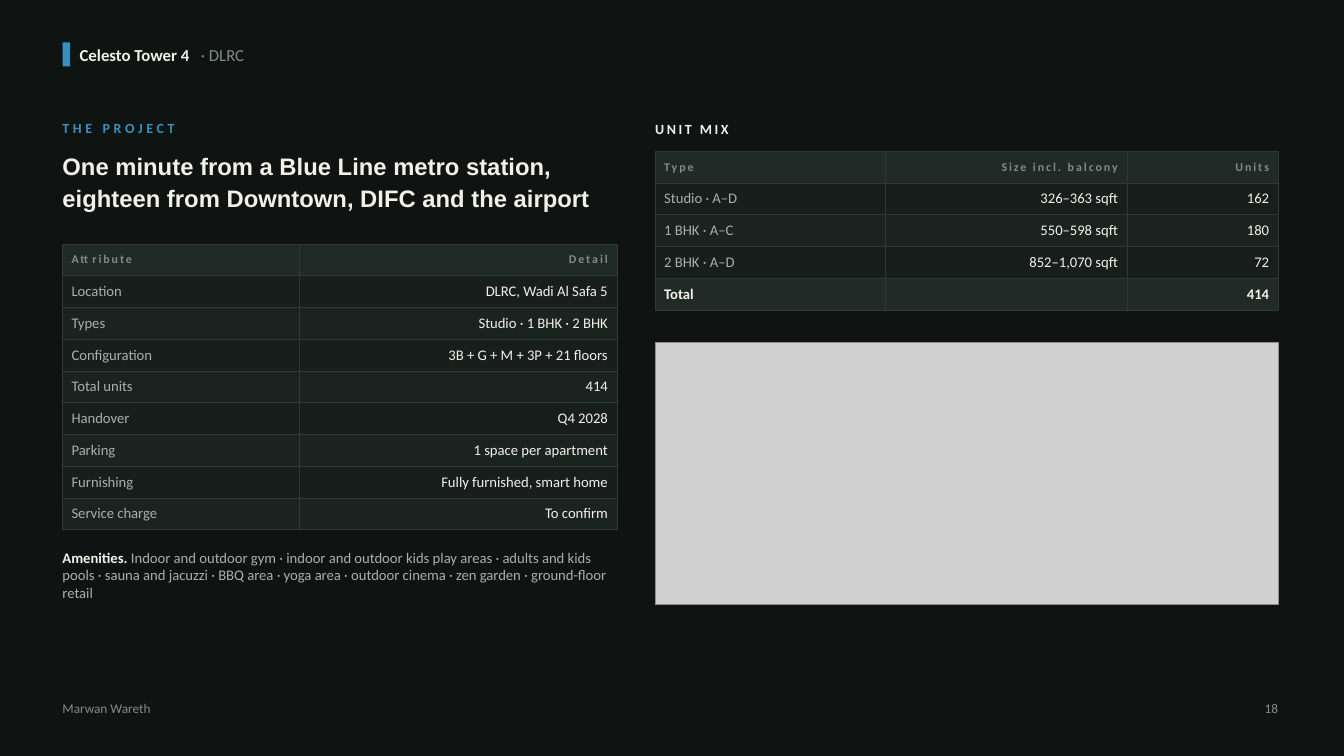
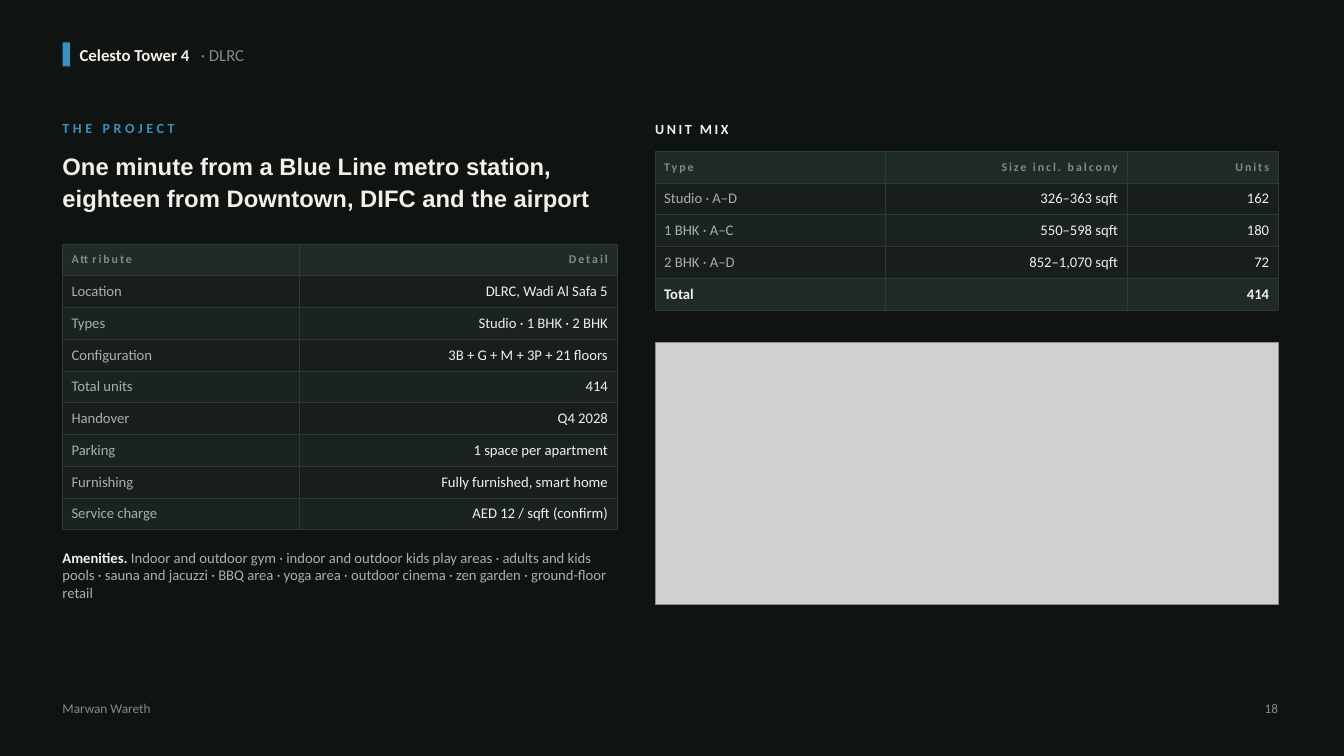
Before and after one commit to MWareth/openai-startup-name-generator, a slide deck: slide 18 of docs/client-deck/Three-Projects-One-Decision.pptx. Drawn at 1344x756 pixels with LibreOffice and Linux fonts; fonts in the diff are those of the drawing; grey boxes stand for pictures. Boxes give left, top, right and bottom in pixels: in the first picture for what was removed or moved away, otherwise in the second. Text is boxed around its words. In the diff, an @@ line names an element or a change of style, - is before the commit and + after.

```diff
--- a/docs/client-deck/Three-Projects-One-Decision.pptx
+++ b/docs/client-deck/Three-Projects-One-Decision.pptx
@@ table at (63,244,617,525) @@
-row 9, column 2: To confirm
+row 9, column 2: AED 12 / sqft (confirm)
```
Also in this commit, not shown: 8 other slides changed, 4 other files.
